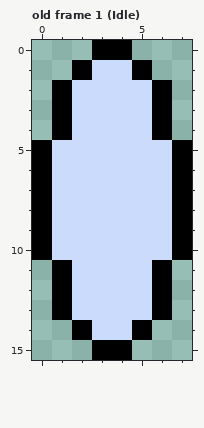
Two versions of one pixel-art file, Varkheim/bin/Debug/content/sprites/spirit.ase. The picture above was drawn from the file before the commit.
8x16 pixels, 2 frames. Shown: old frame 1 (Idle).
Now the later version:
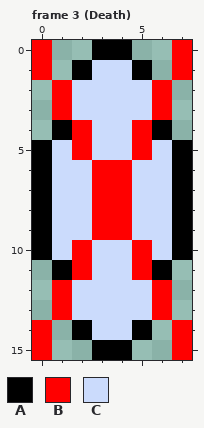
Palette (. is transparent): A #000000  B #ff0000  C #cbdbfc
A new or re-ordered frame is compared with the old frame closest to it.
Difference:
frames 2 -> 3
--- frame 3 (Death) is new; against old frame 1 (Idle)
@@ x 0..7 @@
- 0 ...AA...
- 1 ..ACCA..
- 2 .ACCCCA.
- 3 .ACCCCA.
- 4 .ACCCCA.
- 5 ACCCCCCA
- 6 ACCCCCCA
- 7 ACCCCCCA
- 8 ACCCCCCA
- 9 ACCCCCCA
-10 ACCCCCCA
-11 .ACCCCA.
-12 .ACCCCA.
-13 .ACCCCA.
-14 ..ACCA..
-15 ...AA...
+ 0 B..AA..B
+ 1 B.ACCA.B
+ 2 .BCCCCB.
+ 3 .BCCCCB.
+ 4 .ABCCBA.
+ 5 ACBCCBCA
+ 6 ACCBBCCA
+ 7 ACCBBCCA
+ 8 ACCBBCCA
+ 9 ACCBBCCA
+10 ACBCCBCA
+11 .ABCCBA.
+12 .BCCCCB.
+13 .BCCCCB.
+14 B.ACCA.B
+15 B..AA..B
